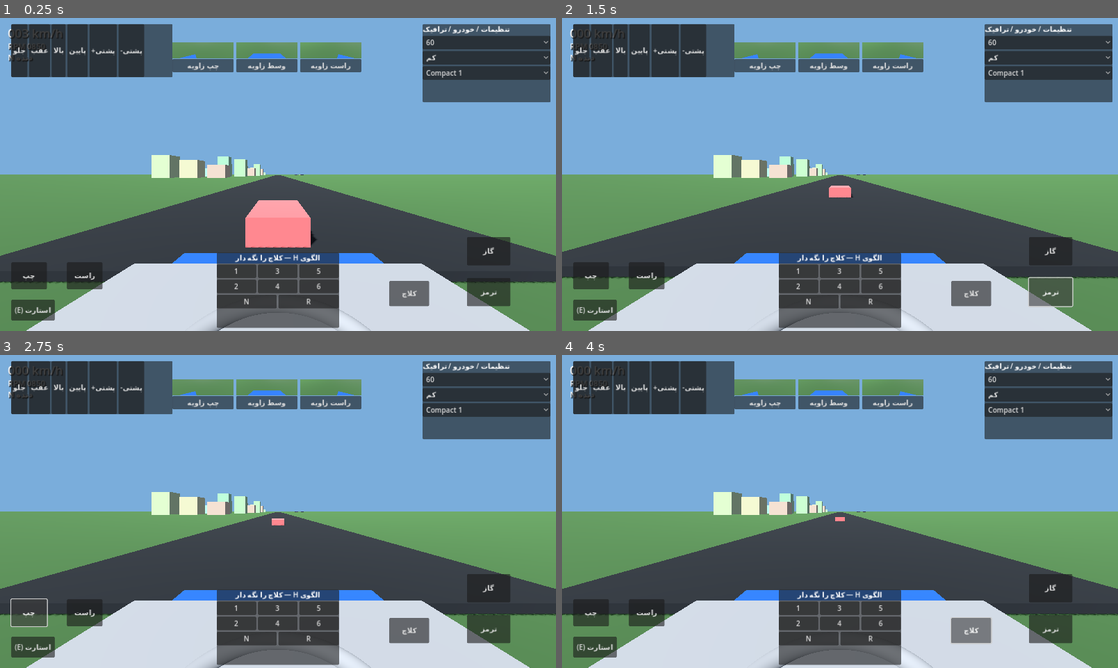
Above: before the commit, frames 1-4 (two rows, left to right).
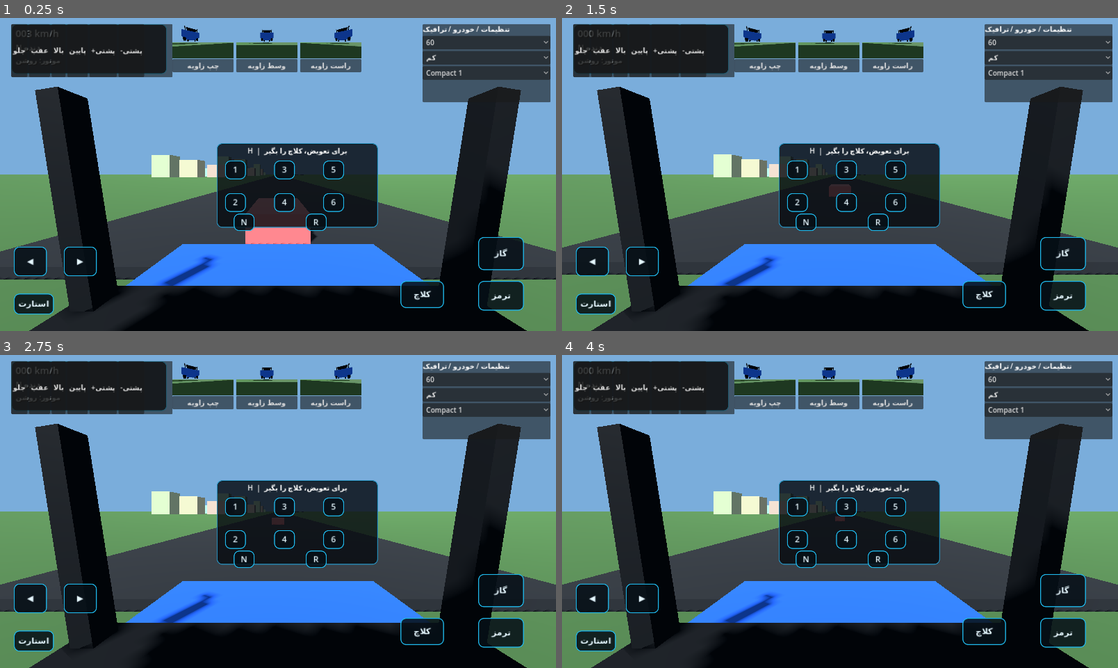
Above: after the commit, the same moments.

Repository: mammadkhafan/-
Game: Godot game, scene res://scenes/main.tscn
Same seed, same stepped clock (60 frames per second), same inputs: the game is played once before the commit and once after it.
Inputs (mouse positions are in pixels of both pictures, inside the frame that each line leads up to):
- Up to frame 1 (0.25 s): no input
- Up to frame 2 (1.5 s): click (1051, 252) at 0.5 s, where only the run before the commit has a clickable "گاز"; click (1051, 293) at 1.25 s, where only the run before the commit has a clickable "ترمز"
- Up to frame 3 (2.75 s): click (27, 611) at 2 s, where only the run before the commit has a clickable "چپ"
- Up to frame 4 (4 s): click (645, 611) at 2.75 s, where only the run before the commit has a clickable "راست"; click (973, 630) at 3.5 s, where only the run before the commit has a clickable "کلاچ"

The runs differ from the first frame. In frame 1, 46% of the frame differs, in the area x 0-100%, y 2-100%; in frame 2, 46%; in frame 3, 46%; in frame 4, 46%.
Error after the commit: Attempt to call function 'new' in base 'null instance' on a null instance. (res://scripts/main.gd:310)

Commit message:
Improve cockpit HUD and multi-touch controls

Diff:
--- a/scripts/main.gd
+++ b/scripts/main.gd
@@ -4,6 +4,11 @@
 var speed_label:Label
 var rpm_label:Label
 var gear_label:Label
+var engine_label:Label
+var speed_gauge:Control
+var rpm_gauge:Control
+var touch_targets:Array[Dictionary]=[]
+var active_touches:Dictionary={}
 var traffic_nodes:Array[Node3D]=[]
 var mirror_cameras:Array[Camera3D]=[]
 var mirror_offsets:=[Vector3(-0.72,1.05,0.65),Vector3(0.0,1.05,0.65),Vector3(0.72,1.05,0.65)]
@@ -25,6 +30,9 @@
   speed_label.text="%03d km/h"%int(d.speed_kmh)
   rpm_label.text="RPM %04d"%int(d.rpm)
   gear_label.text="دنده "+str(d.gear)
+  engine_label.text="موتور: روشن" if d.engine_running else "موتور: خاموش"
+  speed_gauge.set("value",float(d.speed_kmh))
+  rpm_gauge.set("value",float(d.rpm))
   for i in range(mirror_cameras.size()):
    mirror_cameras[i].global_position=car.global_transform*mirror_offsets[i]
    mirror_cameras[i].global_rotation=car.global_rotation+Vector3(0.0,mirror_yaws[i],0.0)
@@ -154,116 +162,210 @@
  paint.albedo_color=Color(0.12,0.32,0.72)
  body.material_override=paint
  car.add_child(body)
+ # Cockpit-only interior: no exterior hood/body is rendered from the driver's camera.
  var dash:=MeshInstance3D.new()
  var dash_mesh:=BoxMesh.new()
- dash_mesh.size=Vector3(1.55,0.28,0.48)
+ dash_mesh.size=Vector3(1.72,0.24,0.58)
  dash.mesh=dash_mesh
- dash.position=Vector3(0,0.48,-1.0)
+ dash.position=Vector3(0,0.34,-0.88)
+ var dash_mat:=StandardMaterial3D.new()
+ dash_mat.albedo_color=Color(0.055,0.065,0.075)
+ dash_mat.roughness=0.78
+ dash.material_override=dash_mat
  car.add_child(dash)
- var wheel:=MeshInstance3D.new()
- var wheel_mesh:=TorusMesh.new()
- wheel_mesh.inner_radius=0.25
- wheel_mesh.outer_radius=0.31
- wheel.mesh=wheel_mesh
- wheel.position=Vector3(0,0.63,-0.62)
- car.add_child(wheel)
  for side in [-1.0,1.0]:
-  var pedal:=MeshInstance3D.new()
-  var pm:=BoxMesh.new()
-  pm.size=Vector3(0.12,0.22,0.06)
-  pedal.mesh=pm
-  pedal.position=Vector3(side*0.22,0.12,-0.62)
-  car.add_child(pedal)
- var lever:=MeshInstance3D.new()
- var lm:=CylinderMesh.new()
- lm.height=0.38
- lever.mesh=lm
- lever.position=Vector3(0.32,0.35,-0.25)
- car.add_child(lever)
+  var pillar:=MeshInstance3D.new()
+  var pillar_mesh:=BoxMesh.new()
+  pillar_mesh.size=Vector3(0.09,1.05,0.12)
+  pillar.mesh=pillar_mesh
+  pillar.position=Vector3(side*0.83,0.82,-1.05)
+  pillar.rotation.z=side*deg_to_rad(-9.0)
+  pillar.material_override=dash_mat
+  car.add_child(pillar)
+ var roof:=MeshInstance3D.new()
+ var roof_mesh:=BoxMesh.new()
+ roof_mesh.size=Vector3(1.8,0.09,1.25)
+ roof.mesh=roof_mesh
+ roof.position=Vector3(0,1.52,0.25)
+ roof.material_override=dash_mat
+ car.add_child(roof)
+ var steering:=MeshInstance3D.new()
+ var steering_mesh:=TorusMesh.new()
+ steering_mesh.inner_radius=0.205
+ steering_mesh.outer_radius=0.235
+ steering.mesh=steering_mesh
+ steering.position=Vector3(-0.02,0.54,-0.52)
+ steering.rotation.x=deg_to_rad(72)
+ steering.material_override=dash_mat
+ car.add_child(steering)
+ var steering_hub:=MeshInstance3D.new()
+ var hub_mesh:=CylinderMesh.new()
+ hub_mesh.top_radius=0.09
+ hub_mesh.bottom_radius=0.09
+ hub_mesh.height=0.07
+ steering_hub.mesh=hub_mesh
+ steering_hub.position=Vector3(-0.02,0.54,-0.52)
+ steering_hub.rotation.x=deg_to_rad(72)
+ steering_hub.material_override=dash_mat
+ car.add_child(steering_hub)
  var pivot:=Node3D.new()
  pivot.name="CabinCameraPivot"
- pivot.position=Vector3(0,1.0,-0.35)
+ pivot.position=Vector3(0,0.88,-0.18)
  car.add_child(pivot)
  var camera:=Camera3D.new()
  camera.current=true
  camera.fov=78
- camera.position=Vector3(0,0.1,0.15)
+ camera.position=Vector3(0,0.0,0.12)
  pivot.add_child(camera)
  add_child(car)
 func _build_hud()->void:
  var layer:=CanvasLayer.new()
+ layer.layer=5
  add_child(layer)
  var root:=Control.new()
  root.set_anchors_and_offsets_preset(Control.PRESET_FULL_RECT)
+ root.mouse_filter=Control.MOUSE_FILTER_IGNORE
  layer.add_child(root)
- speed_label=_label(root,"000 km/h",Vector2(18,14),28)
- rpm_label=_label(root,"RPM 0850",Vector2(18,52),18)
- gear_label=_label(root,"دنده N",Vector2(18,78),18)
- _hold(root,"گاز",Vector2(0.84,0.70),Vector2(100,65),"throttle")
- _hold(root,"ترمز",Vector2(0.84,0.83),Vector2(100,65),"brake")
- _hold(root,"چپ",Vector2(0.02,0.78),Vector2(82,62),"steer_left")
- _hold(root,"راست",Vector2(0.12,0.78),Vector2(82,62),"steer_right")
- _hold(root,"کلاچ",Vector2(0.70,0.84),Vector2(92,58),"clutch")
- _hold(root,"استارت (E)",Vector2(0.02,0.90),Vector2(100,48),"engine_start")
+ # Clear, high-contrast status strip
+ var status:=PanelContainer.new()
+ status.anchor_left=0.02
+ status.anchor_top=0.02
+ status.anchor_right=0.30
+ status.anchor_bottom=0.18
+ status.add_theme_stylebox_override("panel",_panel_style(Color(0.025,0.04,0.06,0.88),Color(0.18,0.72,0.92)))
+ root.add_child(status)
+ var status_col:=VBoxContainer.new()
+ status.add_child(status_col)
+ speed_label=_label(status_col,"000 km/h",Vector2.ZERO,22)
+ gear_label=_label(status_col,"دنده N",Vector2.ZERO,18)
+ engine_label=_label(status_col,"موتور: روشن",Vector2.ZERO,16)
+ _make_touch_button(root,"◀",Vector2(0.025,0.73),Vector2(76,68),"steer_left")
+ _make_touch_button(root,"▶",Vector2(0.115,0.73),Vector2(76,68),"steer_right")
+ _make_touch_button(root,"گاز",Vector2(0.86,0.70),Vector2(105,76),"throttle")
+ _make_touch_button(root,"ترمز",Vector2(0.86,0.84),Vector2(105,68),"brake")
+ _make_touch_button(root,"کلاچ",Vector2(0.72,0.84),Vector2(100,62),"clutch")
+ _make_touch_button(root,"استارت",Vector2(0.025,0.88),Vector2(92,48),"engine_start")
  _shifter(root)
  _settings_panel(root)
  _seat_panel(root)
  _build_live_mirrors(root)
+ _build_gauges(root)
+
+func _panel_style(bg:Color,edge:Color)->StyleBoxFlat:
+ var style:=StyleBoxFlat.new()
+ style.bg_color=bg
+ style.border_color=edge
+ style.set_border_width_all(2)
+ style.set_corner_radius_all(12)
+ style.content_margin_left=10
+ style.content_margin_right=10
+ style.content_margin_top=6
+ style.content_margin_bottom=6
+ return style
+
+func _make_touch_button(parent:Control,title:String,anchor:Vector2,size:Vector2,action:String,gear_value:int=999)->void:
+ var panel:=PanelContainer.new()
+ panel.anchor_left=anchor.x
+ panel.anchor_top=anchor.y
+ panel.anchor_right=anchor.x
+ panel.anchor_bottom=anchor.y
+ panel.offset_right=size.x
+ panel.offset_bottom=size.y
+ panel.mouse_filter=Control.MOUSE_FILTER_IGNORE
+ panel.add_theme_stylebox_override("panel",_panel_style(Color(0.025,0.06,0.09,0.86),Color(0.12,0.72,0.92)))
+ var label:=Label.new()
+ label.text=title
+ label.horizontal_alignment=HORIZONTAL_ALIGNMENT_CENTER
+ label.vertical_alignment=VERTICAL_ALIGNMENT_CENTER
+ label.add_theme_font_size_override("font_size",19)
+ label.add_theme_color_override("font_color",Color(0.9,0.97,1.0))
+ panel.add_child(label)
+ parent.add_child(panel)
+ touch_targets.append({"control":panel,"action":action,"gear":gear_value})
+
+func _input(event:InputEvent)->void:
+ if event is InputEventScreenTouch:
+  if event.pressed:
+   for target in touch_targets:
+    var control:Control=target.control
+    if is_instance_valid(control) and control.get_global_rect().has_point(event.position):
+     var gear_value:int=int(target.gear)
+     if gear_value!=999:
+      car.set_gear_from_ui(gear_value)
+     else:
+      active_touches[event.index]=str(target.action)
+      Input.action_press(str(target.action))
+     get_viewport().set_input_as_handled()
+     break
+  elif active_touches.has(event.index):
+   var action:String=active_touches[event.index]
+   active_touches.erase(event.index)
+   var still_held:=false
+   for value in active_touches.values():
+    if value==action: still_held=true
+   if not still_held: Input.action_release(action)
+   get_viewport().set_input_as_handled()
+
+func _build_gauges(parent:Control)->void:
+ speed_gauge=load("res://scripts/gauge.gd").new()
+ speed_gauge.name="Speedometer"
+ speed_gauge.set("caption","سرعت")
+ speed_gauge.set("unit","km/h")
+ speed_gauge.set("max_value",240.0)
+ speed_gauge.set("value",0.0)
+ speed_gauge.anchor_left=0.39
+ speed_gauge.anchor_top=0.69
+ speed_gauge.anchor_right=0.53
+ speed_gauge.anchor_bottom=0.98
+ parent.add_child(speed_gauge)
+ rpm_gauge=load("res://scripts/gauge.gd").new()
+ rpm_gauge.name="Tachometer"
+ rpm_gauge.set("caption","دور موتور")
+ rpm_gauge.set("unit","RPM")
+ rpm_gauge.set("max_value",8000.0)
+ rpm_gauge.set("value",850.0)
+ rpm_gauge.anchor_left=0.54
+ rpm_gauge.anchor_top=0.69
+ rpm_gauge.anchor_right=0.68
+ rpm_gauge.anchor_bottom=0.98
+ parent.add_child(rpm_gauge)
+
 func _label(parent:Control,value:String,pos:Vector2,size:int)->Label:
  var l:=Label.new()
  l.text=value
  l.position=pos
  l.add_theme_font_size_override("font_size",size)
- l.add_theme_color_override("font_color",Color.WHITE)
+ l.add_theme_color_override("font_color",Color(0.92,0.98,1.0))
  l.add_theme_color_override("font_shadow_color",Color.BLACK)
  l.add_theme_constant_override("shadow_offset_x",2)
  l.add_theme_constant_override("shadow_offset_y",2)
  parent.add_child(l)
  return l
-func _hold(parent:Control,title:String,anchor:Vector2,size:Vector2,action:String)->void:
- var b:=Button.new()
- b.text=title
- b.anchor_left=anchor.x
- b.anchor_top=anchor.y
- b.anchor_right=anchor.x
- b.anchor_bottom=anchor.y
- b.offset_right=size.x
- b.offset_bottom=size.y
- b.button_down.connect(func():Input.action_press(action))
- b.button_up.connect(func():Input.action_release(action))
- parent.add_child(b)
+
 func _shifter(parent:Control)->void:
  var panel:=PanelContainer.new()
  panel.anchor_left=0.39
- panel.anchor_top=0.75
- panel.anchor_right=0.61
- panel.anchor_bottom=0.99
+ panel.anchor_top=0.40
+ panel.anchor_right=0.68
+ panel.anchor_bottom=0.67
+ panel.mouse_filter=Control.MOUSE_FILTER_IGNORE
+ panel.add_theme_stylebox_override("panel",_panel_style(Color(0.025,0.04,0.06,0.82),Color(0.15,0.55,0.72)))
  parent.add_child(panel)
  var col:=VBoxContainer.new()
  panel.add_child(col)
  var title:=Label.new()
- title.text="الگوی H — کلاچ را نگه دار"
+ title.text="H  |  برای تعویض، کلاچ را بگیر"
  title.horizontal_alignment=HORIZONTAL_ALIGNMENT_CENTER
  col.add_child(title)
  for row in range(2):
   var line:=HBoxContainer.new()
   col.add_child(line)
   for column in range(3):
-   var value:int = [[1,3,5],[2,4,6]][row][column]
-   var b:=Button.new()
-   b.text=str(value)
-   b.size_flags_horizontal=Control.SIZE_EXPAND_FILL
-   b.pressed.connect(func():car.set_gear_from_ui(value))
-   line.add_child(b)
- var bottom:=HBoxContainer.new()
- col.add_child(bottom)
- for pair in [["N",0],["R",-1]]:
-  var b:=Button.new()
-  b.text=pair[0]
-  var v:int=pair[1]
-  b.pressed.connect(func():car.set_gear_from_ui(v))
-  b.size_flags_horizontal=Control.SIZE_EXPAND_FILL
-  bottom.add_child(b)
+   var value:int=[[1,3,5],[2,4,6]][row][column]
+   _make_touch_button(parent,str(value),Vector2(0.405+float(column)*0.088,0.455+float(row)*0.105),Vector2(48,43),"",value)
+ _make_touch_button(parent,"N",Vector2(0.42,0.625),Vector2(48,35),"",0)
+ _make_touch_button(parent,"R",Vector2(0.55,0.625),Vector2(48,35),"",-1)
+
 func _settings_panel(parent:Control)->void:
  var panel:=PanelContainer.new()
  panel.anchor_left=0.76
